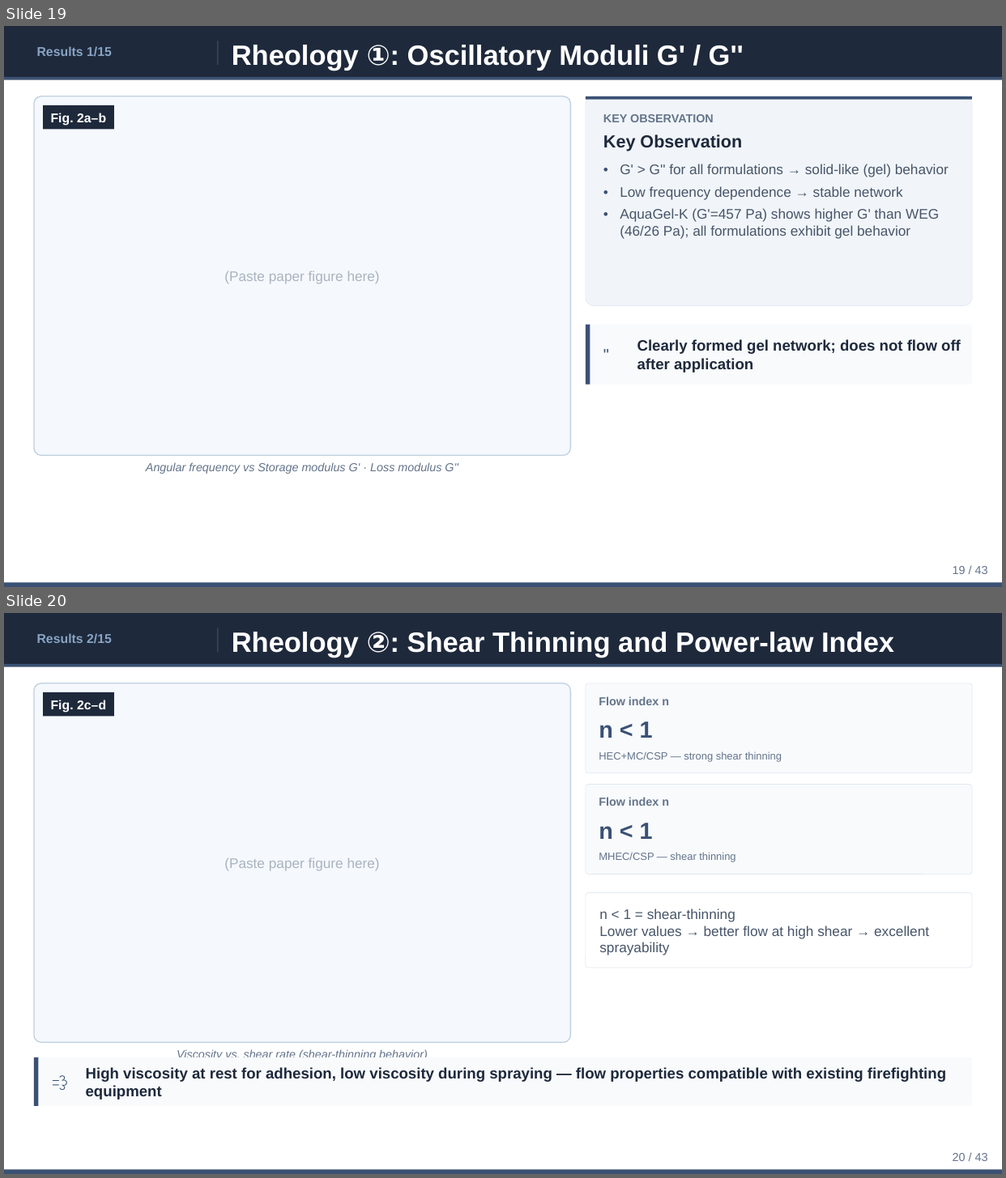
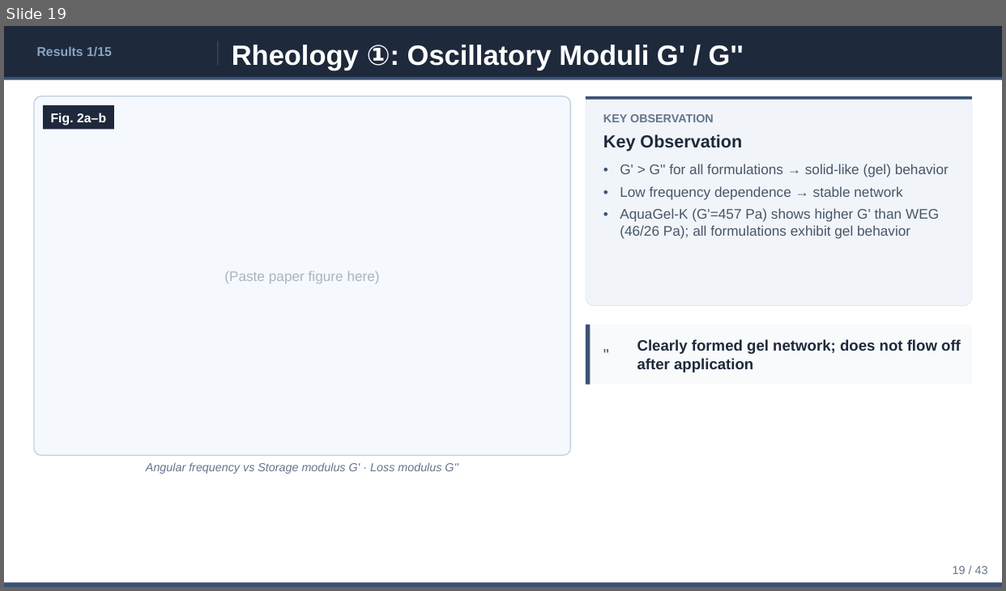
Before and after one commit to ytaisei0525-design/my-first-claude, a slide deck: slides_en.pptx. Shown one above the other, each under a label of ours: slides 19 and 20 before the commit, slide 19 after it. The pictures are 1006x1178 and 1006x591 pixels, drawn with LibreOffice and Linux fonts; fonts in the diff are those of the drawing. Boxes give left, top, right and bottom in pixels: in the first picture for what was removed or moved away, otherwise in the second. Text is boxed around its words. In the diff, an @@ line names an element or a change of style, - is before the commit and + after.

```diff
--- a/slides_en.pptx
+++ b/slides_en.pptx
@@ slide 20 removed at (x1=4, y1=613, x2=1002, y2=1174), background #FFFFFF @@
@@ rectangle removed at (x1=4, y1=613, x2=1002, y2=667) @@
@@ text removed at (x1=37, y1=633, x2=112, y2=644) @@
-Results 2/15
@@ rectangle removed at (x1=217, y1=628, x2=218, y2=652) @@
@@ text removed at (x1=232, y1=632, x2=894, y2=658) @@
-Rheology ②: Shear Thinning and Power-law Index
@@ rectangle removed at (x1=4, y1=664, x2=1002, y2=667) @@
@@ rounded rectangle removed at (x1=34, y1=683, x2=571, y2=1043) @@
@@ rounded rectangle removed at (x1=586, y1=683, x2=972, y2=773) @@
@@ rectangle removed at (x1=43, y1=692, x2=114, y2=717) @@
@@ text removed at (x1=51, y1=700, x2=106, y2=713) @@
-Fig. 2c–d
@@ text removed at (x1=599, y1=696, x2=669, y2=705) @@
-Flow index n
@@ text removed at (x1=599, y1=722, x2=653, y2=738) @@
-n < 1
@@ text removed at (x1=599, y1=752, x2=782, y2=761) @@
-HEC+MC/CSP — strong shear thinning
@@ rounded rectangle removed at (x1=586, y1=785, x2=972, y2=875) @@
@@ text removed at (x1=599, y1=797, x2=669, y2=806) @@
-Flow index n
@@ text removed at (x1=599, y1=823, x2=653, y2=839) @@
-n < 1
@@ text removed at (x1=599, y1=852, x2=735, y2=862) @@
-MHEC/CSP — shear thinning
@@ text removed at (x1=224, y1=858, x2=380, y2=871) @@
-(Paste paper figure here)
@@ rounded rectangle removed at (x1=586, y1=893, x2=972, y2=968) @@
@@ text removed at (x1=599, y1=909, x2=929, y2=956) @@
-n < 1 = shear-thinning
-Lower values → better flow at high shear → excellent sprayability
@@ text removed at (x1=177, y1=1050, x2=428, y2=1058) @@
-Viscosity vs. shear rate (shear-thinning behavior)
@@ rounded rectangle removed at (x1=34, y1=1058, x2=972, y2=1106) @@
@@ rectangle removed at (x1=34, y1=1058, x2=39, y2=1106) @@
@@ text removed at (x1=49, y1=1058, x2=79, y2=1106) @@
-💨
@@ text removed at (x1=86, y1=1067, x2=946, y2=1100) @@
-High viscosity at rest for adhesion, low viscosity during spraying — flow properties compatible with existing firefighting equipment
@@ rectangle removed at (x1=4, y1=1170, x2=1002, y2=1174) @@
@@ text removed at (x1=953, y1=1153, x2=988, y2=1161) @@
-20 / 43
```
Also in this commit, not shown: 1 slide changed, 1 slide added, 4 other files.
